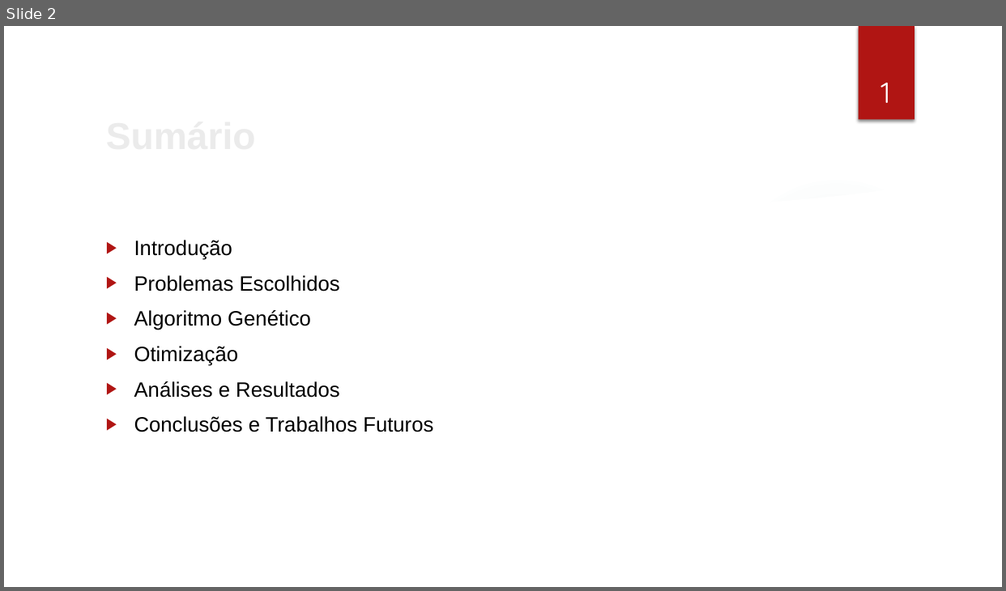
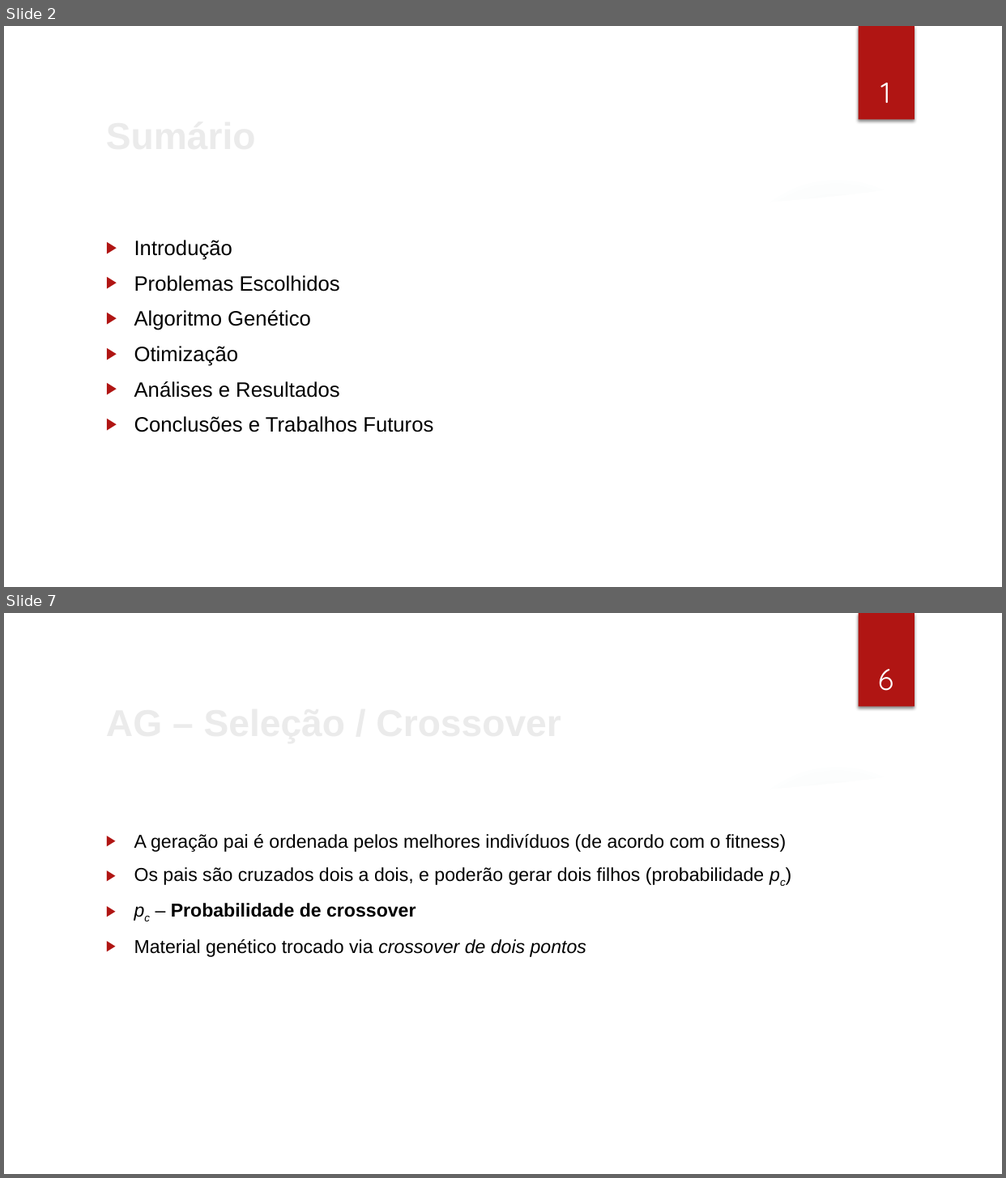
Before and after one commit to cassioss/genetics, a slide deck: presentations/TG2_Apresentacao_Cassio.pptx. Shown one above the other, each under a label of ours: slide 2 before the commit, slides 2 and 7 after it; the slides between them are not shown. The pictures are 1006x591 and 1006x1178 pixels, drawn with LibreOffice and Linux fonts; fonts in the diff are those of the drawing; background and template pictures are left out. Boxes give left, top, right and bottom in pixels: in the first picture for what was removed or moved away, otherwise in the second. Text is boxed around its words. In the diff, an @@ line names an element or a change of style, - is before the commit and + after.

```diff
--- a/presentations/TG2_Apresentacao_Cassio.pptx
+++ b/presentations/TG2_Apresentacao_Cassio.pptx
@@ slide 7 added at [4, 613, 1002, 1174], background picture (left out); not listed: 7 template elements that a slide beside it also shows @@
@@ page number added at [878, 669, 893, 691], 28 pt, text #FFFFFF @@
+6
@@ text added at [134, 834, 786, 957], 18 pt, text #000000 @@
+▶ A geração pai é ordenada pelos melhores indivíduos (de acordo com o fitness)
+▶ Os pais são cruzados dois a dois, e poderão gerar dois filhos (probabilidade pc)
+▶ pc – Probabilidade de crossover
+▶ Material genético trocado via crossover de dois pontos
@@ title added at [326, 906, 415, 918], 36 pt, text #EBEBEB, bold @@
+AG – Seleção / Crossover
```
Also in this commit, not shown: 3 slides changed, 2 other slides added, 15 other files.
